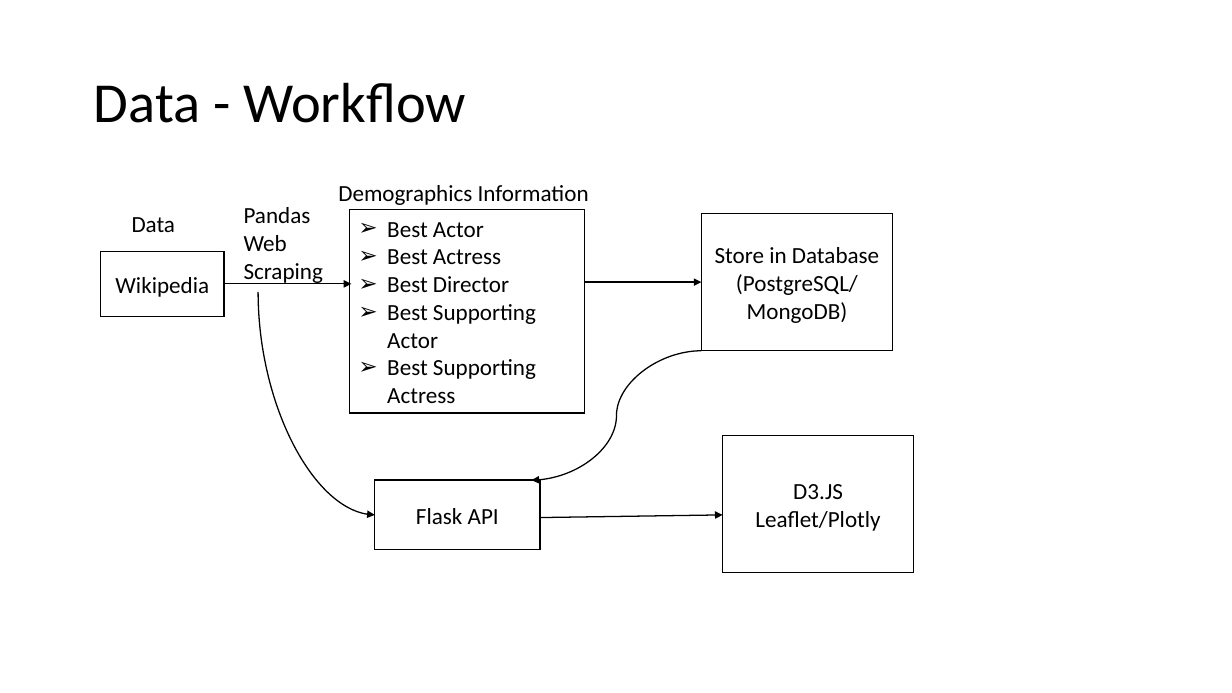
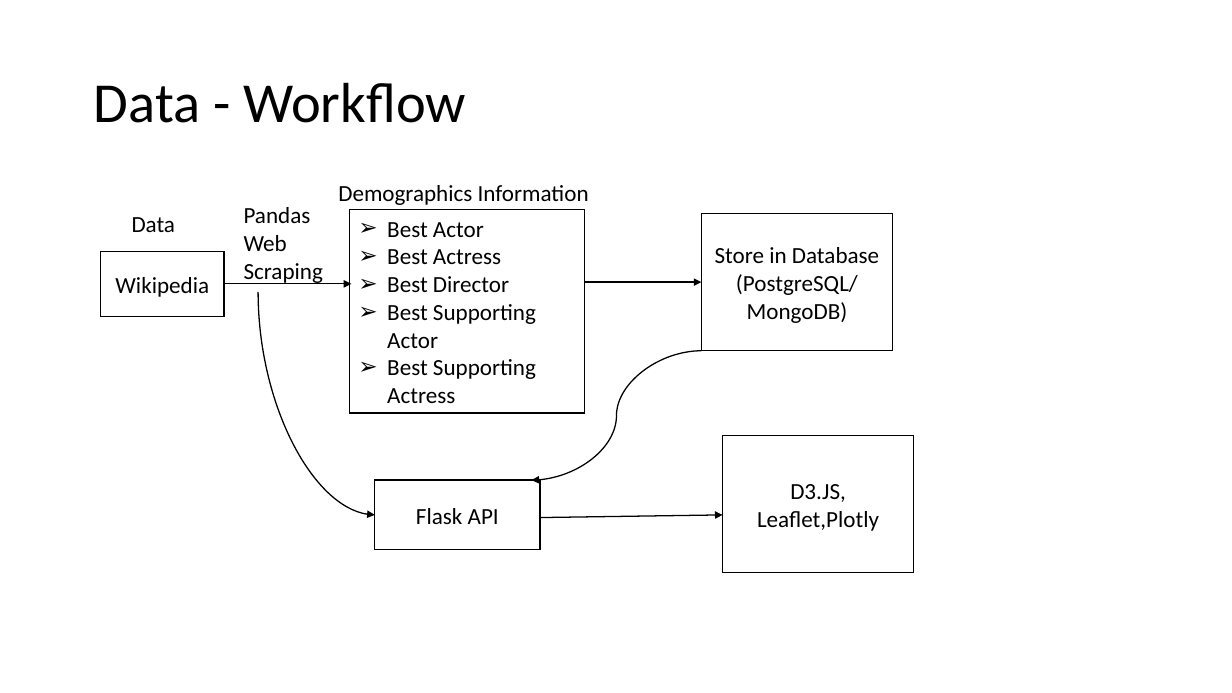
Before and after one commit to gfunk68/oscars_project, a slide deck: slide 1 of Data - Workflow.pptx. Drawn at 1232x693 pixels with LibreOffice and Linux fonts; fonts in the diff are those of the drawing. Boxes give left, top, right and bottom in pixels: in the first picture for what was removed or moved away, otherwise in the second. Text is boxed around its words. In the diff, an @@ line names an element or a change of style, - is before the commit and + after.

```diff
--- a/Data - Workflow.pptx
+++ b/Data - Workflow.pptx
@@ text in rectangle at bbox=[757, 484, 879, 531]: text changed @@
-D3.JS Leaflet/Plotly
+D3.JS, Leaflet,Plotly
```
Also in this commit, not shown: 16 other files.
